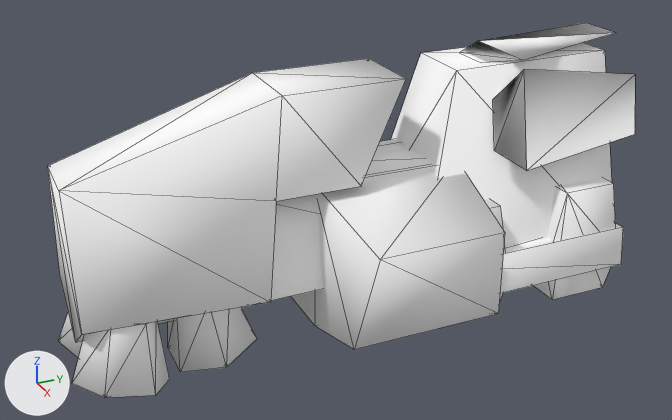
The OBJ model Assets/Art/Nova1492/GXConverted/Models/UnitParts/Bodies/datan_common_body61_bsk_9289485e.obj, before and after one commit.
Camera for both pictures: a 50 mm lens placed at (1.217, -0.645, 0.807), pointed at (-0.007, -0.094, 0.195). Arrows for +X, +Y and +Z are at lower left; the lights stay in place. The picture after the commit comes second. Mesh edges are drawn as thin lines. Where no turn or scale is listed for an object, it has been applied to the vertices. Vertices at exactly the same position are counted once.

Objects in the first picture: 'datan_common_body61_bsk_9289485e'.
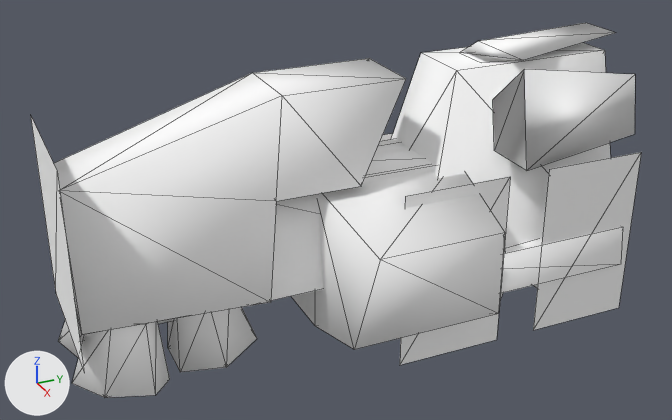
What differs and where, as boxes (x1, y1, x2, y2) in the pictures (672 x 420 px; the box of a moved part takes in the faces that stretch with it):
'datan_common_body61_bsk_9289485e_mesh03', added: after (533, 152, 641, 330)
'datan_common_body61_bsk_9289485e_mesh02', added: after (400, 177, 510, 365)
'datan_common_body61_bsk_9289485e_mesh01', added: after (30, 114, 84, 370)
'datan_common_body61_bsk_9289485e_mesh04', added (mostly hidden): after (380, 134, 393, 141)
part 1 of me_datan_common_body61_bsk_9289485e, moved or reshaped: (470, 33, 635, 170) in both

The change, as a diff of the scene's bpy script:
```diff
--- a/Assets/Art/Nova1492/GXConverted/Models/UnitParts/Bodies/datan_common_body61_bsk_9289485e.obj.py
+++ b/Assets/Art/Nova1492/GXConverted/Models/UnitParts/Bodies/datan_common_body61_bsk_9289485e.obj.py
@@ me_datan_common_body61_bsk_9289485e @@
 me_datan_common_body61_bsk_9289485e.from_pydata(...)  # 142 vertices, 182 faces; spans x -0.195..0.195, y -0.534..0.384, z -0.009..0.441
 # used by ob_datan_common_body61_bsk_9289485e; location = (0.0, 0.0, 0.0)
+# me_datan_common_body61_bsk_9289485e part 1
+# 5 faces are deleted
+# 5 new faces join them
 me_datan_common_body61_bsk_9289485e.materials.append(mat_datan_common_body61_bsk_9289485e)
@@ me_datan_common_body61_bsk_9289485e_mesh04 @@
+me_datan_common_body61_bsk_9289485e_mesh04.from_pydata([(-0.124, 0.15, 0.261), (-0.124, 0.15, -0.032), (-0.124, -0.032, 0.261), (-0.124, -0.032, -0.032)], [], [(0, 1, 2), (3, 2, 1)])
+me_datan_common_body61_bsk_9289485e_mesh04.materials.append(mat_datan_common_body61_bsk_9289485e)  # its picture is missing
@@ me_datan_common_body61_bsk_9289485e_mesh03 @@
+me_datan_common_body61_bsk_9289485e_mesh03.from_pydata([(0.122, 0.213, 0.261), (0.122, 0.213, -0.032), (0.122, 0.395, 0.261), (0.122, 0.395, -0.032)], [], [(0, 1, 2), (3, 2, 1)])
+me_datan_common_body61_bsk_9289485e_mesh03.materials.append(mat_datan_common_body61_bsk_9289485e)  # its picture is missing
@@ me_datan_common_body61_bsk_9289485e_mesh02 @@
+me_datan_common_body61_bsk_9289485e_mesh02.from_pydata([(0.122, -0.041, 0.261), (0.122, -0.041, -0.032), (0.122, 0.141, 0.261), (0.122, 0.141, -0.032)], [], [(0, 1, 2), (3, 2, 1)])
+me_datan_common_body61_bsk_9289485e_mesh02.materials.append(mat_datan_common_body61_bsk_9289485e)  # its picture is missing
@@ me_datan_common_body61_bsk_9289485e_mesh01 @@
+me_datan_common_body61_bsk_9289485e_mesh01.from_pydata([(-0.114, -0.522, 0.381), (-0.114, -0.522, 0.089), (0.123, -0.522, 0.381), (0.123, -0.522, 0.089)], [], [(0, 1, 2), (3, 2, 1)])
+me_datan_common_body61_bsk_9289485e_mesh01.materials.append(mat_datan_common_body61_bsk_9289485e)  # its picture is missing
@@ ob_datan_common_body61_bsk_9289485e_mesh04 @@
+ob_datan_common_body61_bsk_9289485e_mesh04 = bpy.data.objects.new('datan_common_body61_bsk_9289485e_mesh04', me_datan_common_body61_bsk_9289485e_mesh04)
+ob_datan_common_body61_bsk_9289485e_mesh04.location = (0.0, 0.0, 0.0)
@@ ob_datan_common_body61_bsk_9289485e_mesh03 @@
+ob_datan_common_body61_bsk_9289485e_mesh03 = bpy.data.objects.new('datan_common_body61_bsk_9289485e_mesh03', me_datan_common_body61_bsk_9289485e_mesh03)
+ob_datan_common_body61_bsk_9289485e_mesh03.location = (0.0, 0.0, 0.0)
@@ ob_datan_common_body61_bsk_9289485e_mesh02 @@
+ob_datan_common_body61_bsk_9289485e_mesh02 = bpy.data.objects.new('datan_common_body61_bsk_9289485e_mesh02', me_datan_common_body61_bsk_9289485e_mesh02)
+ob_datan_common_body61_bsk_9289485e_mesh02.location = (0.0, 0.0, 0.0)
@@ ob_datan_common_body61_bsk_9289485e_mesh01 @@
+ob_datan_common_body61_bsk_9289485e_mesh01 = bpy.data.objects.new('datan_common_body61_bsk_9289485e_mesh01', me_datan_common_body61_bsk_9289485e_mesh01)
+ob_datan_common_body61_bsk_9289485e_mesh01.location = (0.0, 0.0, 0.0)
```
